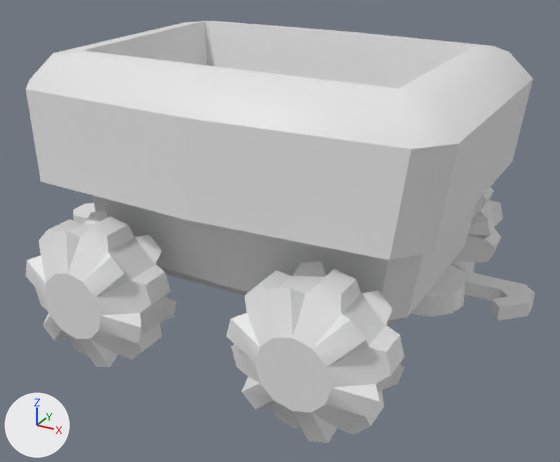
An edit to the FBX model Assets/model/MineCar01/marsaraminecart.fbx, drawn before and after from the same camera.
Rendered twice from a camera (50 mm lens) standing at (0.01146, -0.02094, 0.01312) and looking at (0.00019, -0.00045, 0.00287). The lights are fixed; the arrows at lower left show +X, +Y and +Z. Where no turn or scale is listed for an object, it has been applied to the vertices.

In view in the first picture: 'Geoset_0'.
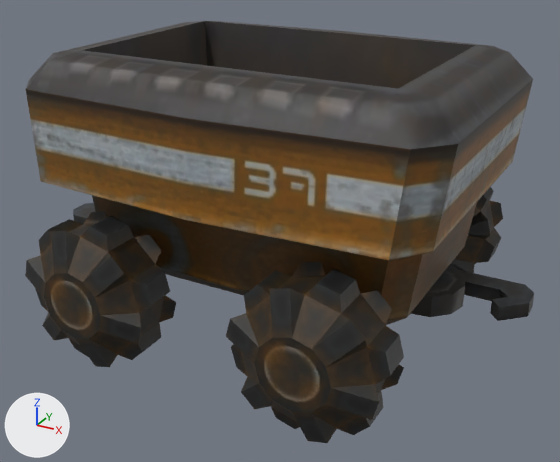
The newer file is also turned or shifted as a whole; pictures and numbers use the older file's frame.

Pixel boxes [x1, y1, x2, y2] of what changed, in the pictures (560 x 462 px):
```json
{"object": "Geoset_0", "change": "recoloured", "before": [25, 21, 535, 443], "after": [25, 21, 535, 443]}
```

The change, as JSON lines over the scene's bpy script:
```json
{"op": "add", "block": "img_traynorminecart_diffuse_jpg", "code": ["img_traynorminecart_diffuse_jpg = load_image('TRaynorMineCart_Diffuse.jpg', 'TRaynorMineCart_Diffuse.jpg', 256, 256, 'sRGB')"]}
{"op": "add", "block": "mat_geoset_0mat", "code": ["mat_geoset_0mat = principled_material('Geoset_0Mat')", "mat_geoset_0mat.texture = img_traynorminecart_diffuse_jpg", "mat_geoset_0mat.roughness = 0.553"]}
{"block": "me_geoset_0", "where": "me_geoset_0.from_pydata(...)  # 486 vertices, 902 faces; spans x -0.0084..0.0082, y -0.0063..0.0063, z -0.0005..0.0087"}
{"op": "add", "block": "me_geoset_0", "code": "me_geoset_0.materials.append(mat_geoset_0mat)  # picture img_traynorminecart_diffuse_jpg"}
```
